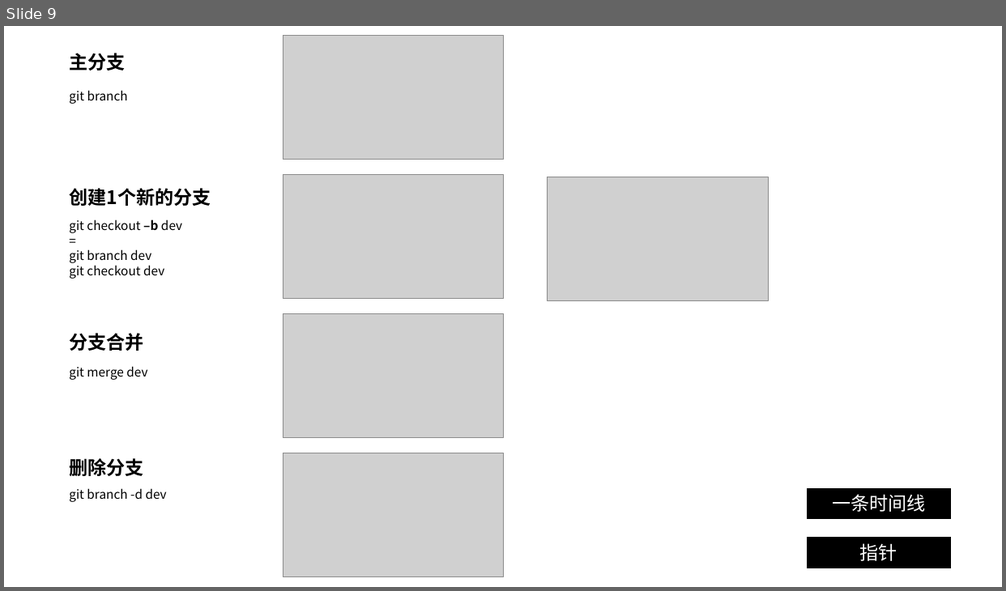
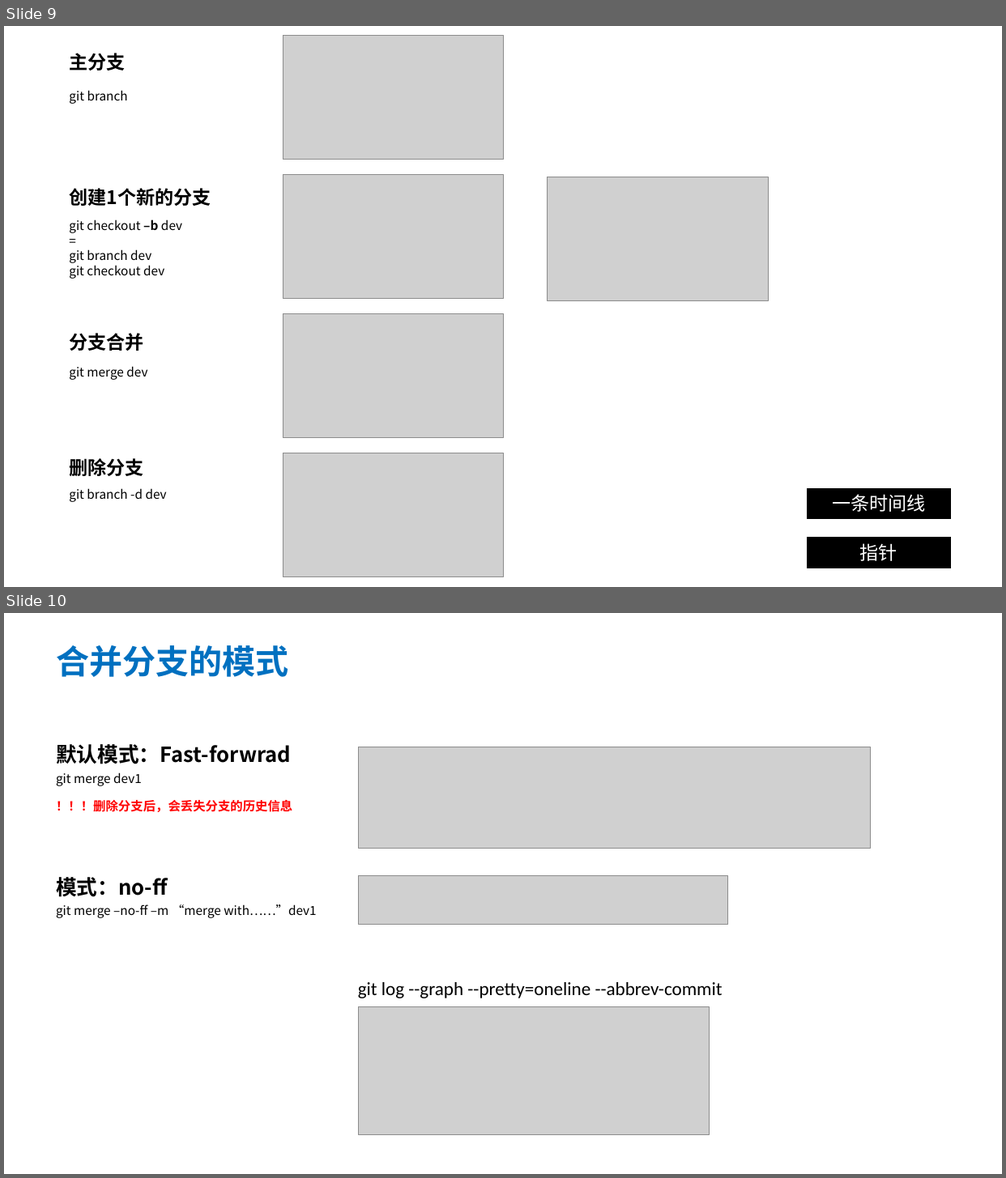
Before and after one commit to KohlZhang/GitTest, a slide deck: git.pptx. Shown one above the other, each under a label of ours: slide 9 before the commit, slides 9 and 10 after it. The pictures are 1006x591 and 1006x1178 pixels, drawn with LibreOffice and Linux fonts; fonts in the diff are those of the drawing; grey boxes stand for pictures. Boxes give left, top, right and bottom in pixels: in the first picture for what was removed or moved away, otherwise in the second. Text is boxed around its words. In the diff, an @@ line names an element or a change of style, - is before the commit and + after.

```diff
--- a/git.pptx
+++ b/git.pptx
@@ slide 10 added at (4, 613, 1002, 1174), background #FFFFFF @@
@@ text added at (56, 645, 289, 677), 32 pt, text #0070C0, bold @@
+合并分支的模式
@@ text added at (56, 744, 291, 764), 20 pt, text #000000, bold @@
+默认模式：Fast-forwrad
@@ picture added at (358, 747, 871, 848) @@
@@ text added at (56, 773, 142, 786), 12 pt, text #000000 @@
+git merge dev1
@@ text added at (56, 800, 292, 812), 12 pt, text #FF0000, bold @@
+！！！删除分支后，会丢失分支的历史信息
@@ text added at (56, 877, 168, 897), 20 pt, text #000000, bold @@
+模式：no-ff
@@ picture added at (358, 876, 728, 925) @@
@@ text added at (56, 905, 316, 918), 12 pt, text #000000 @@
+git merge –no-ff –m “merge with……”dev1
@@ text added at (358, 982, 722, 999), 18 pt, text #000000 @@
+git log --graph --pretty=oneline --abbrev-commit
@@ picture added at (358, 1007, 710, 1135) @@
```
Also in this commit, not shown: 1 slide changed, 2 other slides added, 1 slide removed.
